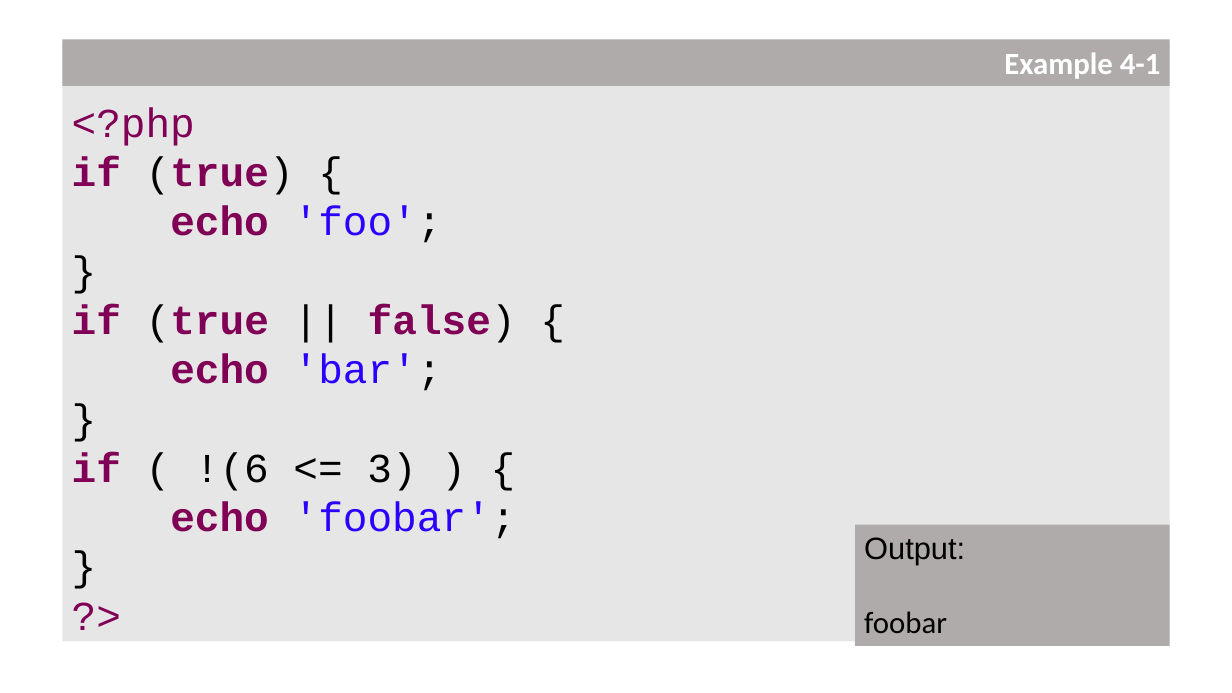
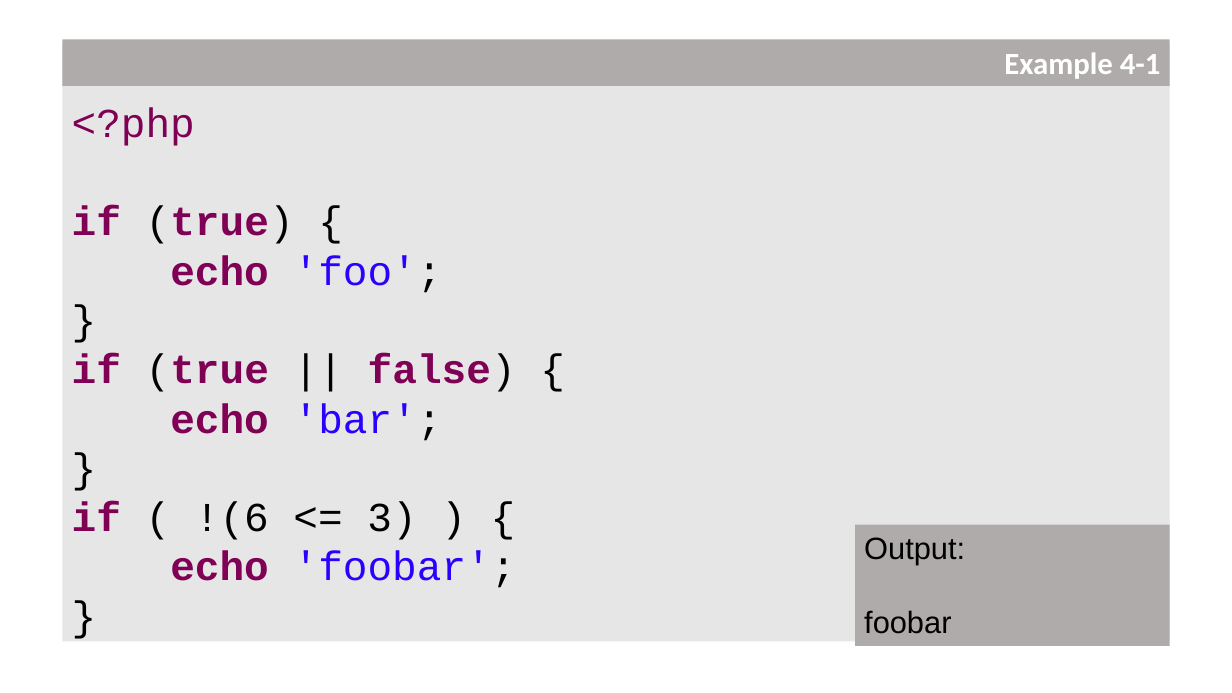
Before and after one commit to PHPEmbark/curriculum, a slide deck: slide 41 of course/1 - Basic Programming/Basics Of Programming.pptx. Drawn at 1232x693 pixels with LibreOffice and Linux fonts; fonts in the diff are those of the drawing. Boxes give left, top, right and bottom in pixels: in the first picture for what was removed or moved away, otherwise in the second. Text is boxed around its words. In the diff, an @@ line names an element or a change of style, - is before the commit and + after.

```diff
--- a/course/1 - Basic Programming/Basics Of Programming.pptx
+++ b/course/1 - Basic Programming/Basics Of Programming.pptx
@@ text at <box>63,40,1170,646</box>: paragraph removed @@
-?>
@@ text in rectangle at <box>864,610,951,634</box>: font Calibri to Arial in "foobar" @@
```
Also in this commit, not shown: 43 other slides changed, 10 other files.
